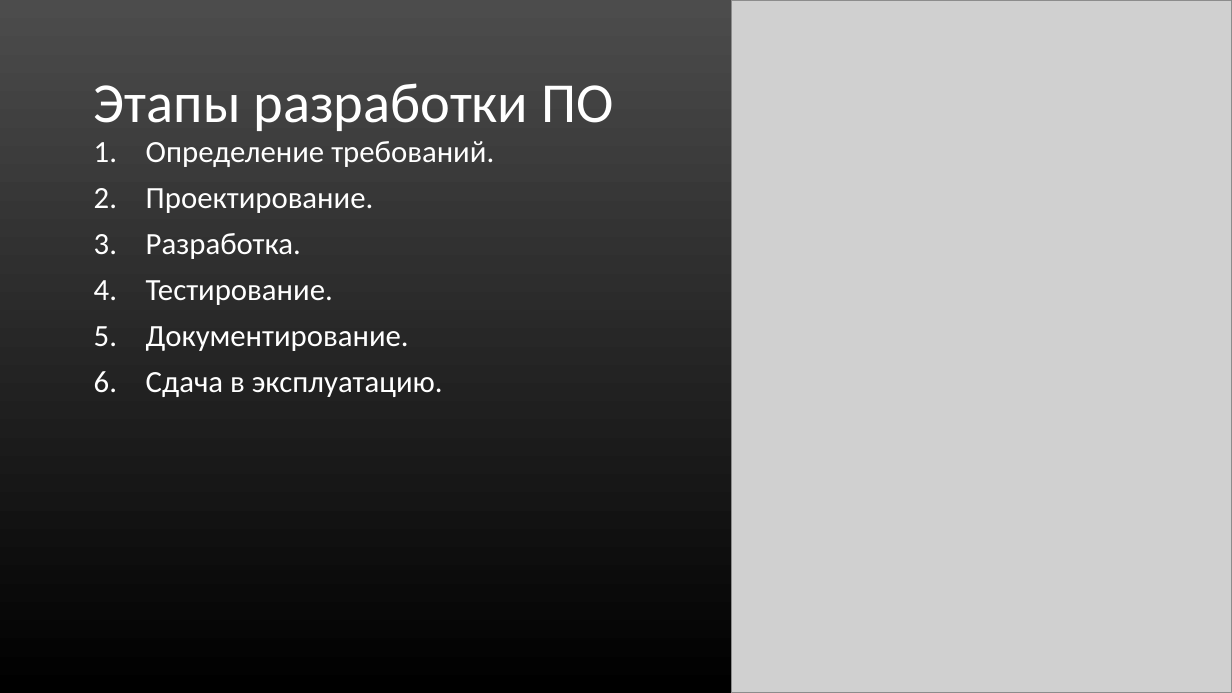
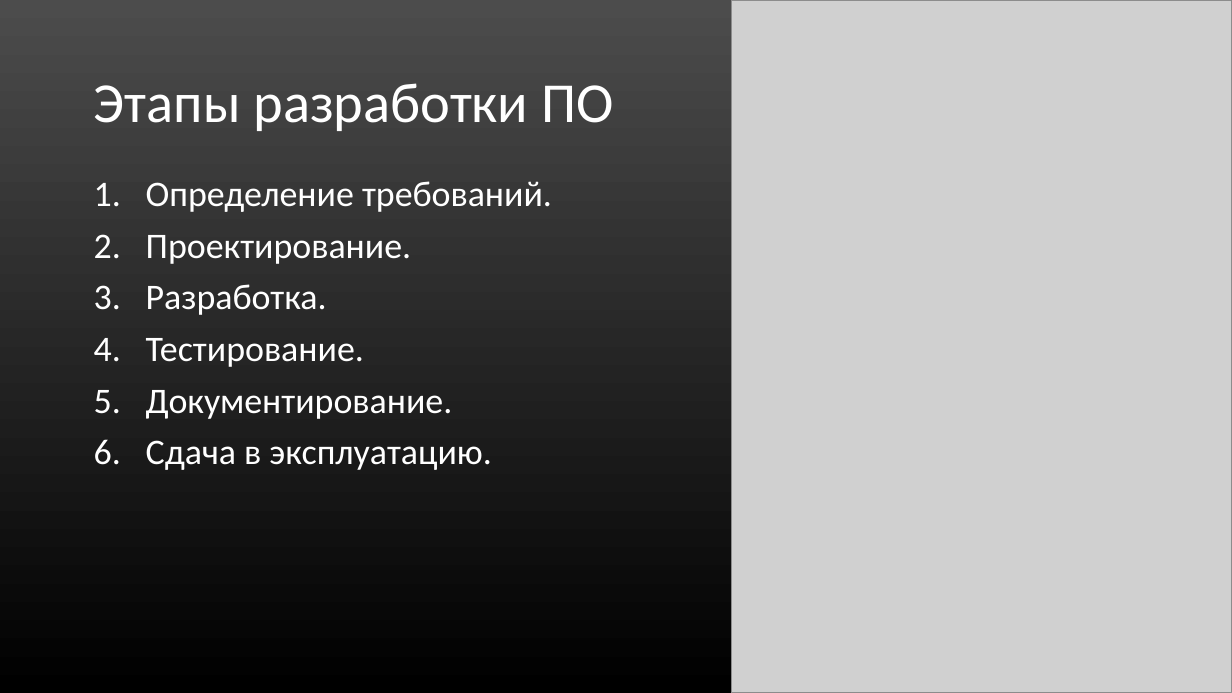
Before and after one commit to Mr-Dm1try/SteamCardsFarmer, a slide deck: slide 6 of Презентация_Помойки.ppt (slide 7 before the commit). Drawn at 1232x693 pixels with LibreOffice and Linux fonts; fonts in the diff are those of the drawing; grey boxes stand for pictures. Boxes give left, top, right and bottom in pixels: in the first picture for what was removed or moved away, otherwise in the second. Text is boxed around its words. In the diff, an @@ line names an element or a change of style, - is before the commit and + after.

```diff
--- a/Презентация_Помойки.ppt
+++ b/Презентация_Помойки.ppt
@@ text "Определение требований.": place and size @@
-text "Определение требований." at (146,141,494,397)
+text "Определение требований." at (146,181,552,470)
@@ text "Определение требований." at (146,181,552,470): size 24 to 28 pt @@
```
Also in this commit, not shown: 7 other slides changed, 2 slides added, 3 slides removed.
